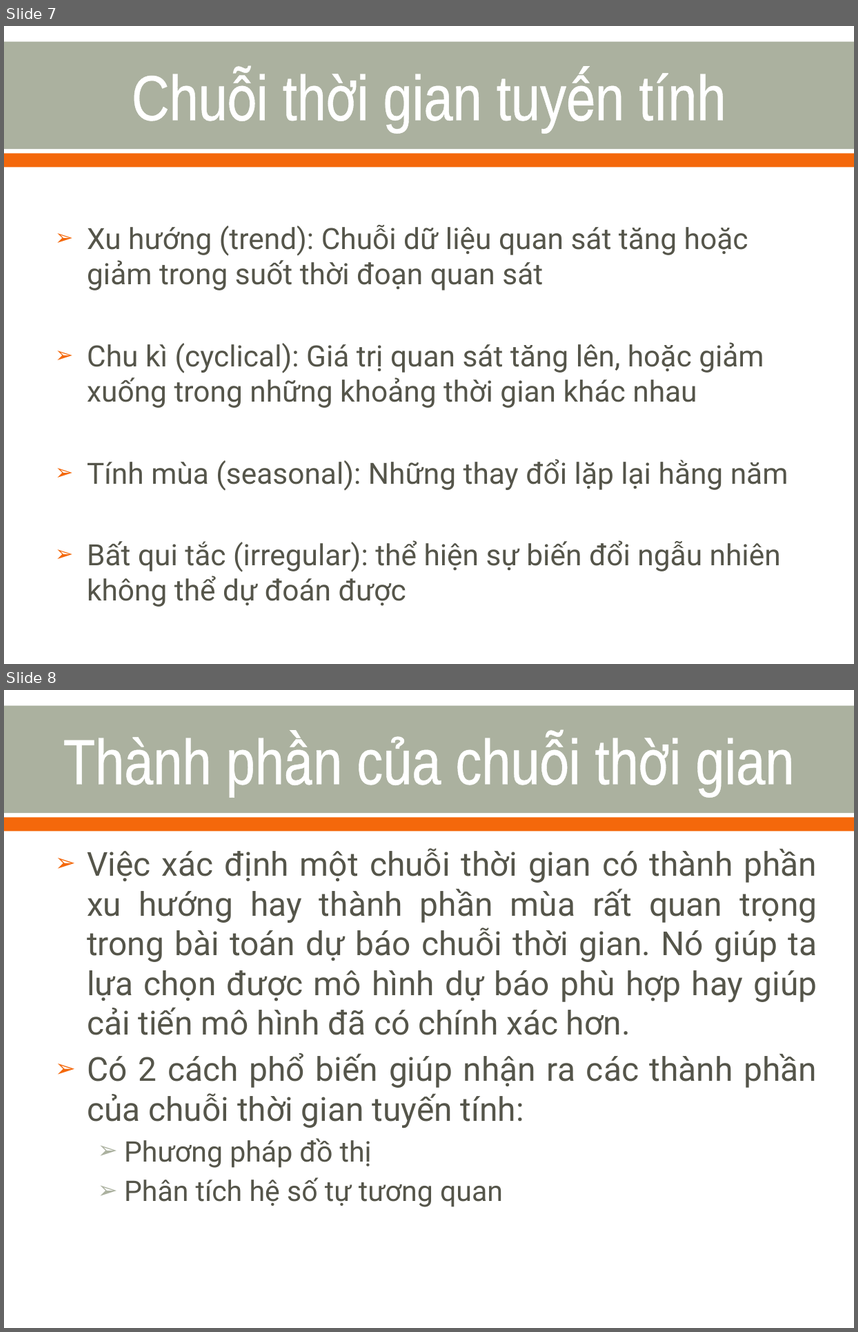
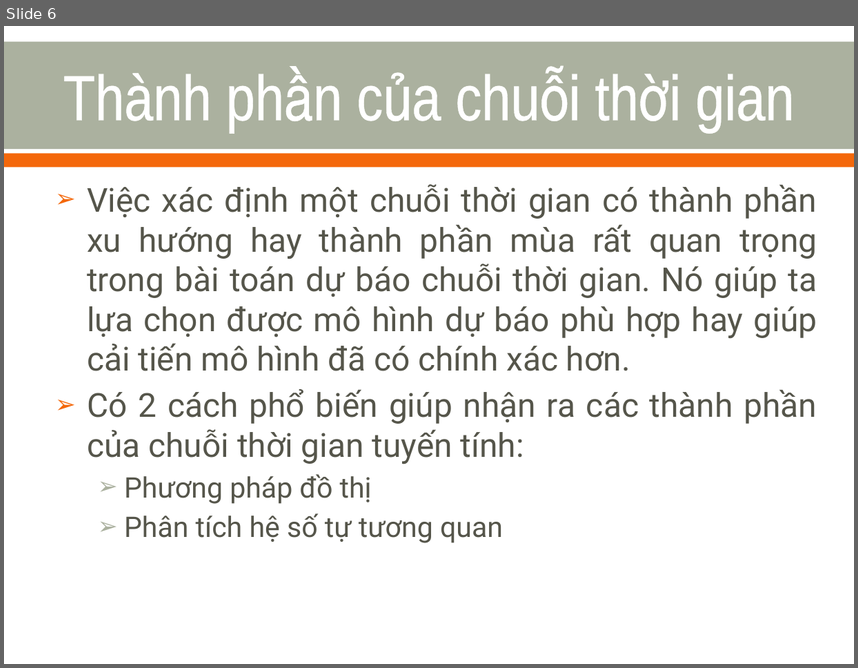
Before and after one commit to nvtthai/forecast-time-series, a slide deck: Report/Presentation.ppt. Shown one above the other, each under a label of ours: slides 7 and 8 before the commit, slide 6 after it. The pictures are 858x1332 and 858x668 pixels, drawn with LibreOffice and Linux fonts; fonts in the diff are those of the drawing. Boxes give left, top, right and bottom in pixels: in the first picture for what was removed or moved away, otherwise in the second. Text is boxed around its words. In the diff, an @@ line names an element or a change of style, - is before the commit and + after.

```diff
--- a/Report/Presentation.ppt
+++ b/Report/Presentation.ppt
@@ slide 7 removed at (4,26,854,664), background #FFFFFF; not listed: 2 template elements that a slide beside it also shows @@
@@ title removed at (383,73,726,132) @@
-Chuỗi thời gian tuyến tính
@@ text removed at (87,225,789,606) @@
-➢ Xu hướng (trend): Chuỗi dữ liệu quan sát tăng hoặc giảm trong suốt thời đoạn quan sát
-➢ Chu kì (cyclical): Giá trị quan sát tăng lên, hoặc giảm xuống trong những khoảng thời gian khác nhau
-➢ Tính mùa (seasonal): Những thay đổi lặp lại hằng năm
-➢ Bất qui tắc (irregular): thể hiện sự biến đổi ngẫu nhiên không thể dự đoán được
@@ what was slide 8 is now slide 6 @@
```
Also in this commit, not shown: 11 slides changed, 5 slides added, 10 other slides removed.
